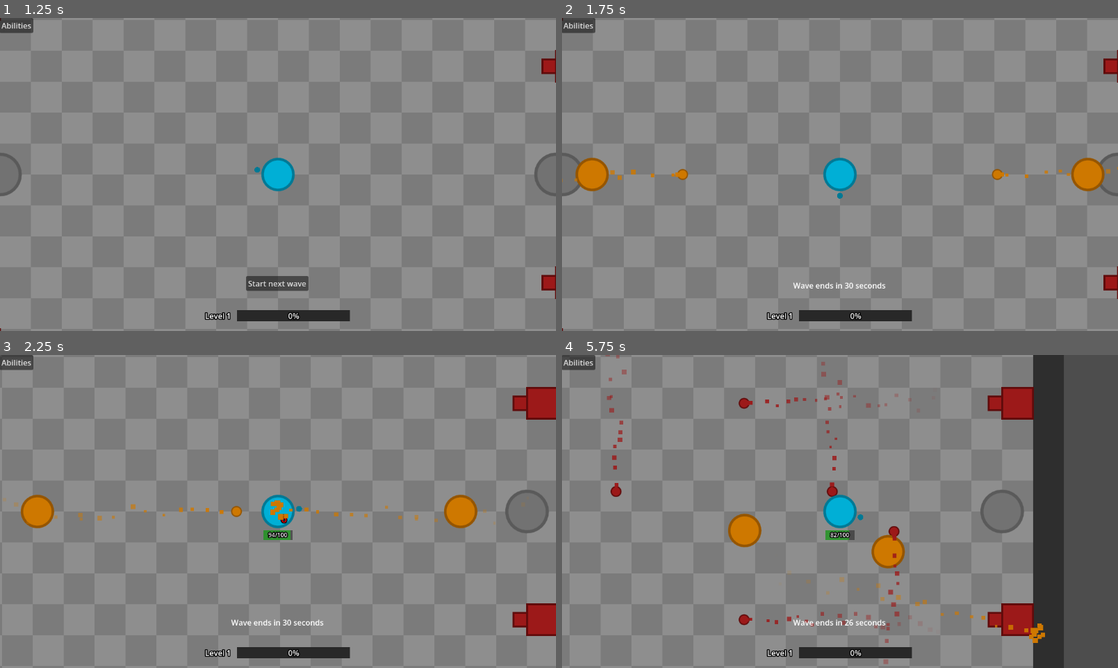
Above: before the commit, frames 1-4 (two rows, left to right).
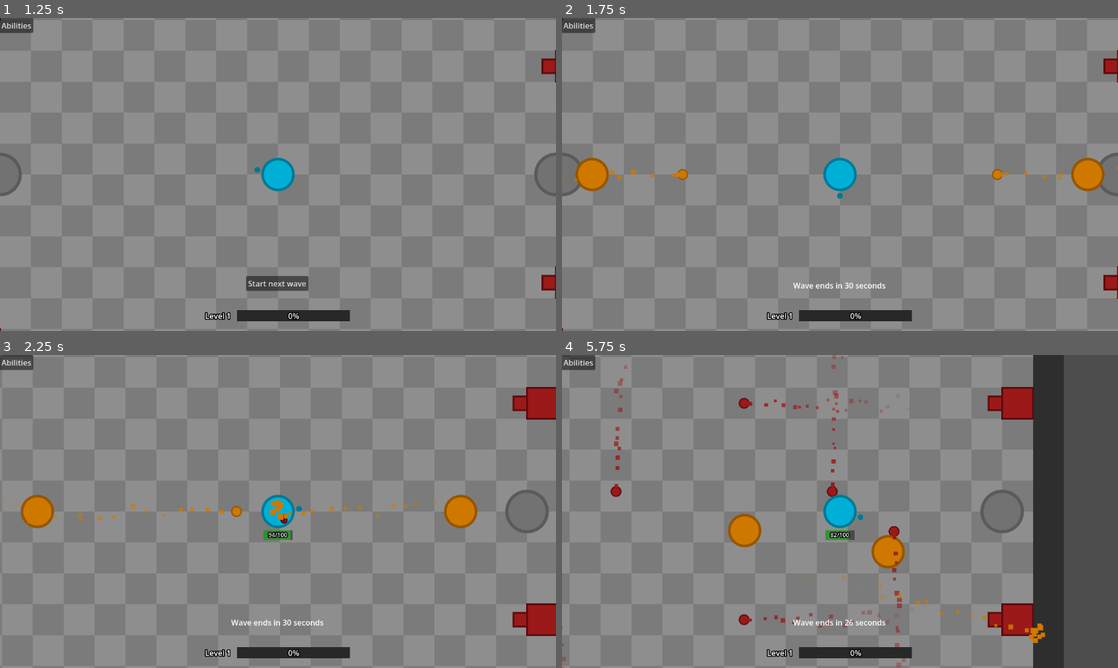
Above: after the commit, the same moments.

Repository: fmachek/geoslayer
Game: Godot game, scene res://scenes/user_interface/main_menu/main_menu.tscn
The game is run twice, just before and just after one commit, with the same random seed, the same clock (stepped at 60 frames per second) and the same inputs.
Inputs (mouse positions are in pixels of both pictures, inside the frame that each line leads up to):
- Up to frame 1 (1.25 s): click "Play" at 0.5 s
- Up to frame 2 (1.75 s): click "Start next wave" at 1.25 s
- Up to frame 3 (2.25 s): tap Enter at 2 s; move the mouse to (400, 495) at 2.02 s; hold D (right) from 2.03 s (still down); tap Q at 2.1 s; click (400, 495) at 2.17 s
- Up to frame 4 (5.75 s): move the mouse to (728, 527) at 2.77 s; release D (right) at 2.78 s; hold S (down) 2.78-3.53 s; tap E at 2.85, 4.35 s; click (728, 527) at 2.92 s; move the mouse to (895, 442) at 3.52 s; hold D (right) 3.53-4.28 s; tap Q at 3.6, 5.1 s; click (895, 442) at 3.67 s; move the mouse to (812, 574) at 4.27 s; hold W (up) 4.28-5.03 s; click (812, 574) at 4.42 s; move the mouse to (1006, 558) at 5.02 s; hold A (left) from 5.03 s (still down); click (1006, 558) at 5.17 s

Frame 1 is identical in both runs. In frame 2, less than 0.1% of the frame differs, in the area x 79-99%, y 48-52%; in frame 3, 0.2%; in frame 4, 1.1%, in the area x 0-84%, y 0-100%.

Commit message:
feat: add new Pierce ability
Add a new ability: Pierce. Fires a fast and strong piercing projectile, but has a long cooldown and requires a short period of aiming. Add a new PiercingProjectile class (piercing_projectile.gd) to go along with this ability.

To allow for this while keeping code reusable, change the Projectile class code: every individual class extending Projectile can implement its own handle_character_collision and draw_projectile_shape function. In the case of the Pierce ability, these are overridden and do something different than regular Projectiles (they don't explode on impact and look different).

Also use the AimLine node inside of Character (moved from PlayerCharacter to Character) to display the process of aiming the Pierce ability (this can be reused for future abilities). Also adjust the line width (2 -> 8). Change the color in the _ready function in character.gd to match the character's outline color.

Add a projectile_scene PackedScene parameter to the functions in projectile_functions.gd, so that they can work with different Projectile types.

Add type hinting to projectile_scene variables in ability scripts and add a projectile_scene variable to turret.gd. Also add more type hinting to projectile.gd for clarity.

Make projectiles face the direction they're travelling in using the look_at function.

Diff:
--- a/scenes/characters/character.tscn
+++ b/scenes/characters/character.tscn
@@ -52,5 +52,15 @@
 offset_right = 30.0
 offset_bottom = 59.0
 
+[node name="AimLine" type="Line2D" parent="." unique_id=1345120831]
+unique_name_in_owner = true
+visible = false
+z_index = 1
+points = PackedVector2Array(0, 0, 274, 37)
+width = 8.0
+default_color = Color(0, 0.47427702, 0.5847179, 0.416)
+begin_cap_mode = 2
+end_cap_mode = 2
+
 [connection signal="current_value_changed" from="CharacterStats/Health" to="." method="emit_health_change"]
 [connection signal="max_value_after_buffs_changed" from="CharacterStats/Health" to="." method="emit_max_health_change"]
--- a/scenes/characters/player/player_character.tscn
+++ b/scenes/characters/player/player_character.tscn
@@ -17,14 +17,5 @@
 z_as_relative = false
 script = ExtResource("5_ecrnf")
 
-[node name="AimLine" type="Line2D" parent="." index="6" unique_id=1015516858]
-unique_name_in_owner = true
-visible = false
-points = PackedVector2Array(0, 0, 274, 37)
-width = 2.0
-default_color = Color(0, 0.47427702, 0.5847179, 0.416)
-begin_cap_mode = 2
-end_cap_mode = 2
-
 [connection signal="outline_color_changed" from="." to="AimIndicator" method="_on_player_character_outline_color_changed"]
 [connection signal="ready" from="." to="AimIndicator" method="_on_player_character_ready"]
--- /dev/null
+++ b/scenes/objects/ability_pickups/pierce_pickup.tscn
@@ -0,0 +1,7 @@
+[gd_scene format=3 uid="uid://snhxwwhsqdqr"]
+
+[ext_resource type="PackedScene" uid="uid://c8l5o86hoekde" path="res://scenes/objects/ability_pickups/ability_pickup.tscn" id="1_dppy8"]
+[ext_resource type="Script" uid="uid://dbdnvs4hsafnh" path="res://scripts/abilities/pierce.gd" id="2_f1uj4"]
+
+[node name="AbilityPickup" unique_id=176297332 instance=ExtResource("1_dppy8")]
+ability_script = ExtResource("2_f1uj4")
--- /dev/null
+++ b/scenes/objects/projectiles/piercing_projectile.tscn
@@ -0,0 +1,7 @@
+[gd_scene format=3 uid="uid://7ioqeohnp6b2"]
+
+[ext_resource type="PackedScene" uid="uid://fa8fx68x0ycb" path="res://scenes/objects/projectiles/projectile.tscn" id="1_seqku"]
+[ext_resource type="Script" uid="uid://b001nl735b8eq" path="res://scripts/objects/projectiles/piercing_projectile.gd" id="2_8ouvf"]
+
+[node name="PiercingProjectile" unique_id=2135564719 instance=ExtResource("1_seqku")]
+script = ExtResource("2_8ouvf")
--- a/scripts/abilities/blast.gd
+++ b/scripts/abilities/blast.gd
@@ -1,7 +1,7 @@
 class_name Blast
 extends Ability
 
-var projectile_scene = preload("res://scenes/objects/projectiles/projectile.tscn")
+var projectile_scene: PackedScene = preload("res://scenes/objects/projectiles/projectile.tscn")
 var projectile_speed: int = 2
 var base_damage: int = 10
 var projectile_radius: int = 12
@@ -27,4 +27,4 @@
 		var direction = Vector2.from_angle(angle)
 		var damage: int = float(base_damage) * float(character.damage.max_value_after_buffs) / 100
 		var projectile_properties: ProjectileProperties = ProjectileProperties.new(character.draw_color, character.outline_color, direction, projectile_speed, character, damage, projectile_radius, character.global_position)
-		ProjectileFunctions.fire_projectile(projectile_properties)
+		ProjectileFunctions.fire_projectile(projectile_scene, projectile_properties)
--- a/scripts/abilities/cannonball.gd
+++ b/scripts/abilities/cannonball.gd
@@ -1,7 +1,7 @@
 class_name Cannonball
 extends Ability
 
-var projectile_scene = preload("res://scenes/objects/projectiles/projectile.tscn")
+var projectile_scene: PackedScene = preload("res://scenes/objects/projectiles/projectile.tscn")
 var projectile_speed: int = 2
 var base_damage: int = 40
 var projectile_radius: int = 20
@@ -17,7 +17,7 @@
 
 func perform_ability():
 	var damage: int = float(base_damage) * float(character.damage.max_value_after_buffs) / 100
-	ProjectileFunctions.fire_projectile_from_character(character, projectile_speed, damage, projectile_radius)
+	ProjectileFunctions.fire_projectile_from_character(projectile_scene, character, projectile_speed, damage, projectile_radius)
 	add_speed_debuff()
 	finished_casting.emit()
 
--- a/scripts/abilities/doubleshot.gd
+++ b/scripts/abilities/doubleshot.gd
@@ -1,7 +1,7 @@
 class_name Doubleshot
 extends Ability
 
-var projectile_scene = preload("res://scenes/objects/projectiles/projectile.tscn")
+var projectile_scene: PackedScene = preload("res://scenes/objects/projectiles/projectile.tscn")
 var projectile_speed: int = 3
 var base_damage: int = 15
 var projectile_radius: int = 8
@@ -35,4 +35,4 @@
 func spawn_projectile(pos: Vector2, direction: Vector2):
 	var damage: int = float(base_damage) * float(character.damage.max_value_after_buffs) / 100
 	var projectile_properties: ProjectileProperties = ProjectileProperties.new(character.draw_color, character.outline_color, direction, projectile_speed, character, damage, projectile_radius, pos)
-	ProjectileFunctions.fire_projectile(projectile_properties)
+	ProjectileFunctions.fire_projectile(projectile_scene, projectile_properties)
--- a/scripts/abilities/flurry.gd
+++ b/scripts/abilities/flurry.gd
@@ -1,7 +1,7 @@
 class_name Flurry
 extends Ability
 
-var projectile_scene = preload("res://scenes/objects/projectiles/projectile.tscn")
+var projectile_scene: PackedScene = preload("res://scenes/objects/projectiles/projectile.tscn")
 var projectile_speed: int = 4
 var base_damage: int = 7
 var projectile_radius: int = 5
@@ -44,7 +44,7 @@
 
 		var damage: int = float(base_damage) * float(character.damage.max_value_after_buffs) / 100
 		var projectile_properties: ProjectileProperties = ProjectileProperties.new(character.draw_color, character.outline_color, direction, projectile_speed, character, damage, projectile_radius, character.global_position)
-		ProjectileFunctions.fire_projectile(projectile_properties)
+		ProjectileFunctions.fire_projectile(projectile_scene, projectile_properties)
 	else:
 		flurry_timer.stop()
 		finished_casting.emit()
--- /dev/null
+++ b/scripts/abilities/pierce.gd
@@ -0,0 +1,43 @@
+class_name Pierce
+extends Ability
+
+var projectile_scene: PackedScene = preload("res://scenes/objects/projectiles/piercing_projectile.tscn")
+var projectile_speed: int = 6 # Pierce projectiles are fast
+var base_damage: int = 50 # Pierce projectiles should deal a lot of damage
+var projectile_radius: int = 10
+# The amount of time the character has to aim.
+var aim_time: float = 1.0
+# The aim timer is used to time the aiming - the player "aims" for a bit
+# after casting Pierce.
+var aim_timer: Timer
+# When aiming, a speed debuff is applied to the caster.
+var aim_speed_debuff: int = 250
+
+func _ready() -> void:
+	aim_timer = Timer.new()
+	aim_timer.wait_time = aim_time
+	aim_timer.one_shot = true
+	aim_timer.timeout.connect(finish_aiming)
+	add_child(aim_timer)
+
+func _init():
+	super._init()
+	ability_name = "Pierce"
+	cooldown = 4 # This ability has a long cooldown
+	texture = load("res://assets/sprites/placeholder.png")
+	description = "Aims, slowing the user down temporarily, and fires a fast piercing projectile."
+
+# A speed debuff is applied to the caster and the aim timer starts.
+func perform_ability():
+	var speed_debuff: Buff = Buff.new(-aim_speed_debuff, aim_time)
+	character.speed.add_buff(speed_debuff)
+	speed_debuff.apply(character.speed)
+	aim_timer.start()
+	character.show_aim_line()
+
+# Aiming finishes and the piercing projectile is fired.
+func finish_aiming() -> void:
+	var damage: int = float(base_damage) * float(character.damage.max_value_after_buffs) / 100
+	ProjectileFunctions.fire_projectile_from_character(projectile_scene, character, projectile_speed, damage, projectile_radius)
+	character.hide_aim_line()
+	finished_casting.emit()
--- a/scripts/abilities/shoot.gd
+++ b/scripts/abilities/shoot.gd
@@ -1,7 +1,7 @@
 class_name Shoot
 extends Ability
 
-var projectile_scene = preload("res://scenes/objects/projectiles/projectile.tscn")
+var projectile_scene: PackedScene = preload("res://scenes/objects/projectiles/projectile.tscn")
 var projectile_speed: int = 3
 var base_damage: int = 20
 var projectile_radius: int = 10
@@ -15,5 +15,5 @@
 
 func perform_ability():
 	var damage: int = float(base_damage) * float(character.damage.max_value_after_buffs) / 100
-	ProjectileFunctions.fire_projectile_from_character(character, projectile_speed, damage, projectile_radius)
+	ProjectileFunctions.fire_projectile_from_character(projectile_scene, character, projectile_speed, damage, projectile_radius)
 	finished_casting.emit()
--- a/scripts/abilities/util_functions/projectile_functions.gd
+++ b/scripts/abilities/util_functions/projectile_functions.gd
@@ -1,13 +1,11 @@
 class_name ProjectileFunctions
 
-static var projectile_scene = preload("res://scenes/objects/projectiles/projectile.tscn")
-
-static func fire_projectile(properties: ProjectileProperties):
+static func fire_projectile(projectile_scene: PackedScene, properties: ProjectileProperties):
 	var projectile: Projectile = projectile_scene.instantiate()
 	projectile.set_properties(properties)
 	properties.source.get_parent().add_child(projectile)
 
-static func fire_projectile_from_character(character: Character, speed: int, damage: int, radius: int):
+static func fire_projectile_from_character(projectile_scene: PackedScene, character: Character, speed: int, damage: int, radius: int):
 	var target_pos: Vector2 = character.target_pos
 	var player_pos: Vector2 = character.global_position
 	var direction = (target_pos - player_pos).normalized()
--- a/scripts/abilities/wideshot.gd
+++ b/scripts/abilities/wideshot.gd
@@ -1,7 +1,7 @@
 class_name Wideshot
 extends Ability
 
-var projectile_scene = preload("res://scenes/objects/projectiles/projectile.tscn")
+var projectile_scene: PackedScene = preload("res://scenes/objects/projectiles/projectile.tscn")
 var projectile_speed: int = 5
 var base_damage: int = 10
 var projectile_radius: int = 6
@@ -37,4 +37,4 @@
 	var direction = Vector2.from_angle(angle)
 	var damage: int = float(base_damage) * float(character.damage.max_value_after_buffs) / 100
 	var projectile_properties: ProjectileProperties = ProjectileProperties.new(character.draw_color, character.outline_color, direction, projectile_speed, character, damage, projectile_radius, character.global_position)
-	ProjectileFunctions.fire_projectile(projectile_properties)
+	ProjectileFunctions.fire_projectile(projectile_scene, projectile_properties)
--- a/scripts/characters/character.gd
+++ b/scripts/characters/character.gd
@@ -33,6 +33,9 @@
 
 var target_pos: Vector2
 
+func _process(delta: float) -> void:
+	move_aim_line()
+
 # Draws the character. It is different depending on the collision shape.
 # In case of the player for example, it's going to be a circle.
 # But for other characters it might be a rectangle.
@@ -55,6 +58,7 @@
 	health.change_current_value(health.max_value_after_buffs) # Spawn with max health
 	generate_drop_pool()
 	$HealthBar.set_up() # Sets up the health bar which appears below the character
+	%AimLine.default_color = Color(outline_color, 0.3)
 
 # Makes the player take damage.
 func take_damage(damage: int) -> void:
@@ -174,3 +178,21 @@
 	# So with each level, damage increases by 25% of the base.
 	var new_damage: int = 100 + (current_level - 1) * 25
 	damage.change_max_value(new_damage)
+
+# Moves the aim line so that it aims at the target.
+func move_aim_line():
+	if %AimLine.visible:
+		var direction_to_target: Vector2 = (target_pos - global_position).normalized()
+		var aim_line_start_point: Vector2
+		if %AimIndicator:
+			aim_line_start_point = %AimIndicator.position
+		else:
+			aim_line_start_point = Vector2.ZERO
+		var aim_line_end_point: Vector2 = global_position + direction_to_target * 2000
+		%AimLine.points = PackedVector2Array([Vector2(aim_line_start_point), to_local(aim_line_end_point)])
+
+func show_aim_line():
+	%AimLine.show()
+
+func hide_aim_line():
+	%AimLine.hide()
--- a/scripts/characters/containers/chest.gd
+++ b/scripts/characters/containers/chest.gd
@@ -35,6 +35,7 @@
 	drop_pool.append(Drop.new("res://scenes/objects/ability_pickups/doubleshot_pickup.tscn", 10))
 	drop_pool.append(Drop.new("res://scenes/objects/ability_pickups/flurry_pickup.tscn", 10))
 	drop_pool.append(Drop.new("res://scenes/objects/ability_pickups/wideshot_pickup.tscn", 10))
+	drop_pool.append(Drop.new("res://scenes/objects/ability_pickups/pierce_pickup.tscn", 10))
 
 func show_info_label(text: String) -> void:
 	$InfoLabel.text = text
--- a/scripts/characters/player/player_character.gd
+++ b/scripts/characters/player/player_character.gd
@@ -18,9 +18,9 @@
 	super()
 
 func _process(delta: float):
+	super._process(delta)
 	target_pos = get_global_mouse_position()
 	move_aim_indicator()
-	move_aim_line() # This is hidden right now
 
 # Simple movement logic is from Godot Docs (https://docs.godotengine.org/en/stable/tutorials/2d/2d_movement.html)
 func get_input():
@@ -128,8 +128,3 @@
 	ability2 = ability1_temp
 	ability1_changed.emit(ability1)
 	ability2_changed.emit(ability2)
-
-# Moves the aim line so that it aims at the mouse position.
-func move_aim_line():
-	if %AimLine.visible:
-		%AimLine.points = PackedVector2Array([Vector2(%AimIndicator.position), Vector2(get_local_mouse_position())])
--- /dev/null
+++ b/scripts/objects/projectiles/piercing_projectile.gd
@@ -0,0 +1,20 @@
+class_name PiercingProjectile
+extends Projectile
+
+# Overries the Projectile draw function. This projectile is special
+# because while it has a circular collision shape, the drawn shape is
+# a pointy bullet.
+func draw_projectile_shape() -> void:
+	var radius = col_shape.shape.radius
+	var outline_width = radius/8
+
+	draw_rect(Rect2(Vector2(-radius, -radius), Vector2(radius*2, radius*2)), projectile_properties.draw_color, true)
+	var pointy_part_points = [Vector2(radius, -radius), Vector2(radius, radius), Vector2(radius*4, 0)]
+	draw_colored_polygon(pointy_part_points, projectile_properties.draw_color)
+	var outline_points = [Vector2(-radius, -radius), Vector2(radius, -radius), Vector2(radius*4, 0), Vector2(radius, radius), Vector2(-radius, radius), Vector2(-radius, -radius)]
+	draw_polyline(outline_points, projectile_properties.outline_color, outline_width, true)
+
+# Overriding the Projectile collision function. Unlike regular projectiles,
+# it does not explode on impact, but pierces through enemies.
+func handle_character_collision(character: Character) -> void:
+	deal_damage(character)
--- a/scripts/objects/projectiles/projectile.gd
+++ b/scripts/objects/projectiles/projectile.gd
@@ -6,21 +6,27 @@
 var can_explode: bool = true
 var can_deal_damage: bool = true
 
-var explosion_particles_scene = preload("res://scenes/particle_effects/projectile_particles.tscn")
-@onready var col_shape := $Area2D/CollisionShape2D
+var explosion_particles_scene: PackedScene = preload("res://scenes/particle_effects/projectile_particles.tscn")
+var damage_label_scene: PackedScene = preload("res://scenes/user_interface/world_labels/damage_label.tscn")
+@onready var col_shape: CollisionShape2D = $Area2D/CollisionShape2D
 
 func _process(delta: float) -> void:
 	if can_explode and projectile_properties:
 		global_position += projectile_properties.speed * projectile_properties.direction * delta * 200
+		look_at(global_position + projectile_properties.direction)
 
 # Draws the projectile, in this case a circle.
-func _draw():
+func _draw() -> void:
 	if can_explode:
-		# Takes the radius of the collision shape (which should be a circle)
-		var radius = col_shape.shape.radius
-		draw_circle(Vector2.ZERO, projectile_properties.radius, projectile_properties.draw_color)
-		var outline_width = radius/8
-		draw_arc(Vector2.ZERO, radius, 0, TAU, 32, projectile_properties.outline_color, outline_width, true)
+		draw_projectile_shape()
+
+# This can be implemented by each specific projectile.
+func draw_projectile_shape() -> void:
+	# Takes the radius of the collision shape (which should be a circle)
+	var radius = col_shape.shape.radius
+	draw_circle(Vector2.ZERO, projectile_properties.radius, projectile_properties.draw_color)
+	var outline_width = radius/8
+	draw_arc(Vector2.ZERO, radius, 0, TAU, 32, projectile_properties.outline_color, outline_width, true)
 
 func _on_area_2d_body_entered(body: Node2D) -> void:
 	if not projectile_properties.source or body != projectile_properties.source:
@@ -28,13 +34,7 @@
 			if projectile_properties.source:
 				if projectile_properties.source is not PlayerCharacter and body is not PlayerCharacter:
 					return # Prevents enemies damaging other enemies
-			can_deal_damage = false
-			body.take_damage(projectile_properties.damage)
-			var damage_label: DamageLabel = load("res://scenes/user_interface/world_labels/damage_label.tscn").instantiate()
-			get_parent().add_child(damage_label)
-			damage_label.load_damage(projectile_properties.damage, global_position)
-			damage_label.play_tween()
-			explode()
+			handle_character_collision(body)
 		else:
 			explode()
 
@@ -80,3 +80,22 @@
 
 func _on_flying_particles_finished() -> void:
 	queue_free()
+
+# This can be implemented by each specific projectile.
+func handle_character_collision(character: Character) -> void:
+	can_deal_damage = false
+	deal_damage(character)
+	explode()
+
+# Deals damage to a character.
+func deal_damage(character: Character) -> void:
+	var damage: int = projectile_properties.damage
+	character.take_damage(damage)
+	spawn_damage_label(damage, global_position)
+
+# Spawns a label showing the damage dealt.
+func spawn_damage_label(damage: int, pos: Vector2) -> void:
+	var damage_label: DamageLabel = damage_label_scene.instantiate()
+	get_parent().add_child(damage_label)
+	damage_label.load_damage(damage, pos)
+	damage_label.play_tween()
--- a/scripts/objects/turrets/turret.gd
+++ b/scripts/objects/turrets/turret.gd
@@ -12,6 +12,8 @@
 @export var damage: int = 5
 @export var projectile_speed: int = 2
 @export var projectile_radius: int = 10
+
+var projectile_scene: PackedScene = preload("res://scenes/objects/projectiles/projectile.tscn")
 
 signal shot() # Emitted when the turret fires a projectile
 
@@ -36,5 +38,5 @@
 	shot.emit()
 	var proj_direction: Vector2 = (muzzle.global_position - global_position).normalized()
 	var proj_props := ProjectileProperties.new(draw_color, outline_color, proj_direction, projectile_speed, self, damage, projectile_radius, global_position)
-	var projectile: Projectile = ProjectileFunctions.fire_projectile(proj_props)
+	var projectile: Projectile = ProjectileFunctions.fire_projectile(projectile_scene, proj_props)
 	shoot_particles.emitting = true
Not shown, added: scripts/abilities/pierce.gd.uid
Not shown, added: scripts/objects/projectiles/piercing_projectile.gd.uid
